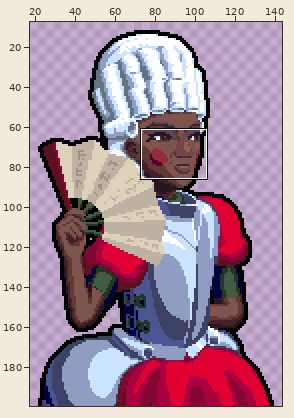
One commit to this pixel-art file: assets_src/image/portraits/commanders/big/duchess_portrait.ase. Above, an overview of the earlier version with the close-up marked.
Close-up. Before the commit:
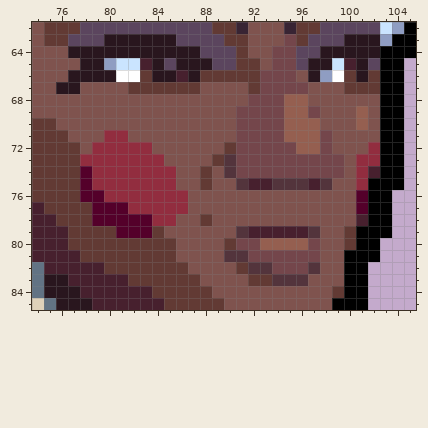
200x200 pixels, 1 frame. Colours within 5 levels of each other are drawn and written as one. Shown: x 74..105, y 62..85. The wide view leaves out empty margins.
Now the later version:
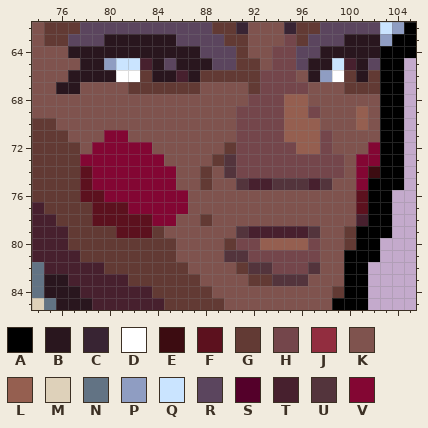
Palette (. is transparent): A #000000  B #29161e  C #382433  D #ffffff  E #3c0c11  F #5c111e  G #623a34  H #74464b  J #922d3f  K #7f534e  L #955f50  M #ded1ba  N #627384  P #8f9dc2  Q #cae4ff  R #5b455e  S #54002a  T #47202e  U #53343c  V #830633
Edits made:
@@ x 74..105 @@
 70 GGKKKKKKKKKKKKKKKHHHHLLLKKKLKAA.
-71 GGGKKKJJKKKKKKKKKHHHHLLLHKKKKAA.
-72 GGGGKJJJJJKKKKKKGHHHHHLLHKKKJAA.
-73 GGGGJJJJJJJKKKKGUHHHHHHHHHKJJAA.
-74 GGGGSJJJJJJJKKGKUHHHHHHHHHKJTAA.
-75 GGGGSJJJJJJJKKGKKUTTUUUTUKKJAAA.
-76 GGGGSSJJJJJJJKKKKKKKKKKKKKKSAA..
-77 TGGGGSSSJJJJJKKKKKKKKKKKKKKSAA..
-78 TTGGGSSSSSJJKKGKKKKKKKKKKKKTAA..
-79 TTTGGGGSSSGKKKKKKUTTTTTUKKGAAA..
+71 GGGKKKVVKKKKKKKKKHHHHLLLHKKKKAA.
+72 GGGGKVVVVVKKKKKKGHHHHHLLHKKKVAA.
+73 GGGGVVVVVVVKKKKGUHHHHHHHHHKVVAA.
+74 GGGGFVVVVVVVKKGKUHHHHHHHHHKVEAA.
+75 GGGGFVVVVVVVKKGKKUTTUUUTUKKVAAA.
+76 GGGGFFVVVVVVVKKKKKKKKKKKKKKFAA..
+77 TGGGGFFFVVVVVKKKKKKKKKKKKKKFAA..
+78 TTGGGFFFFFVVKKGKKKKKKKKKKKKTAA..
+79 TTTGGGGFFFGKKKKKKUTTTTTUKKGAAA..
 80 TTTGGGGGGGGGKKKKGHHLLLLHKKGAA...
